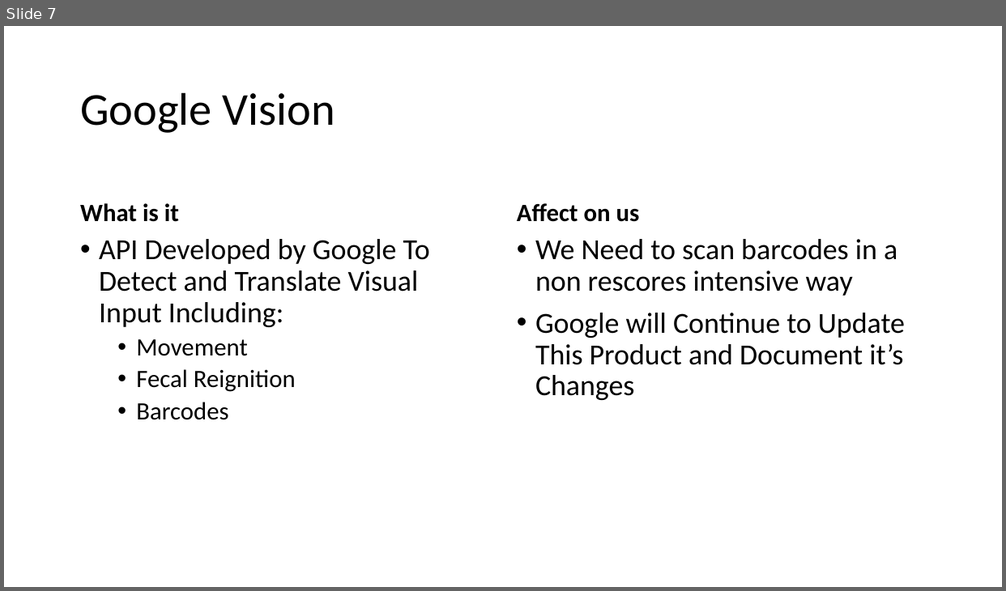
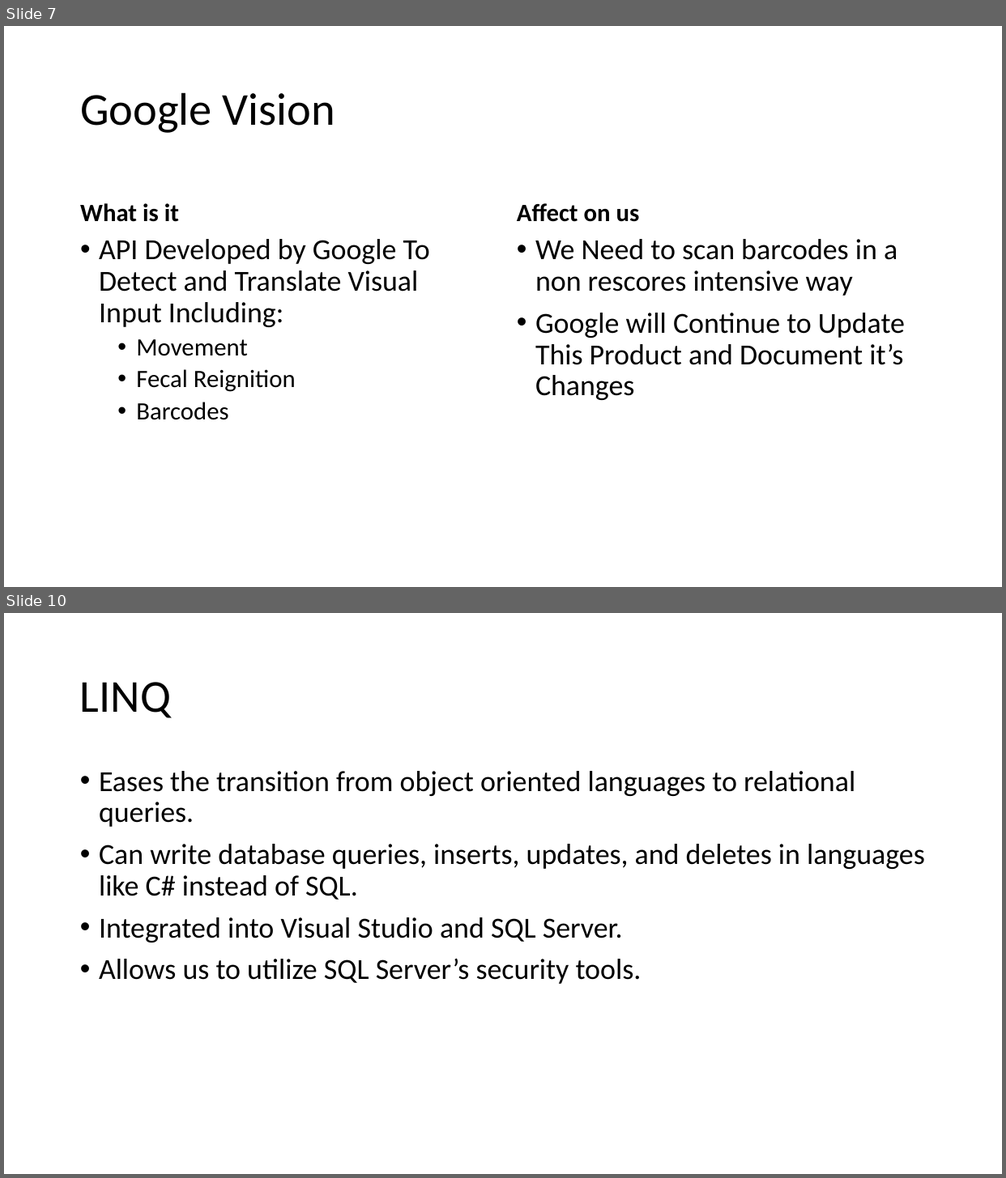
Before and after one commit to frozenNodak/InventoryManagement491, a slide deck: related work presentation draft.pptx. Shown one above the other, each under a label of ours: slide 7 before the commit, slides 7 and 10 after it; the slides between them are not shown. The pictures are 1006x591 and 1006x1178 pixels, drawn with LibreOffice and Linux fonts; fonts in the diff are those of the drawing. Boxes give left, top, right and bottom in pixels: in the first picture for what was removed or moved away, otherwise in the second. Text is boxed around its words. In the diff, an @@ line names an element or a change of style, - is before the commit and + after.

Commit message:
Added database parts
I added database system comparison and a look at Azure and LINQ to the presentation.

```diff
--- a/related work presentation draft.pptx
+++ b/related work presentation draft.pptx
@@ slide 10 added at [4,613,1002,1174], background #FFFFFF @@
@@ title added at [80,682,171,718], 44 pt, text #000000 @@
+LINQ
@@ text added at [99,771,925,984], 28 pt, text #000000 @@
+• Eases the transition from object oriented languages to relational queries.
+• Can write database queries, inserts, updates, and deletes in languages like C# instead of SQL.
+• Integrated into Visual Studio and SQL Server.
+• Allows us to utilize SQL Server’s security tools.
```
Also in this commit, not shown: 2 other slides added.
